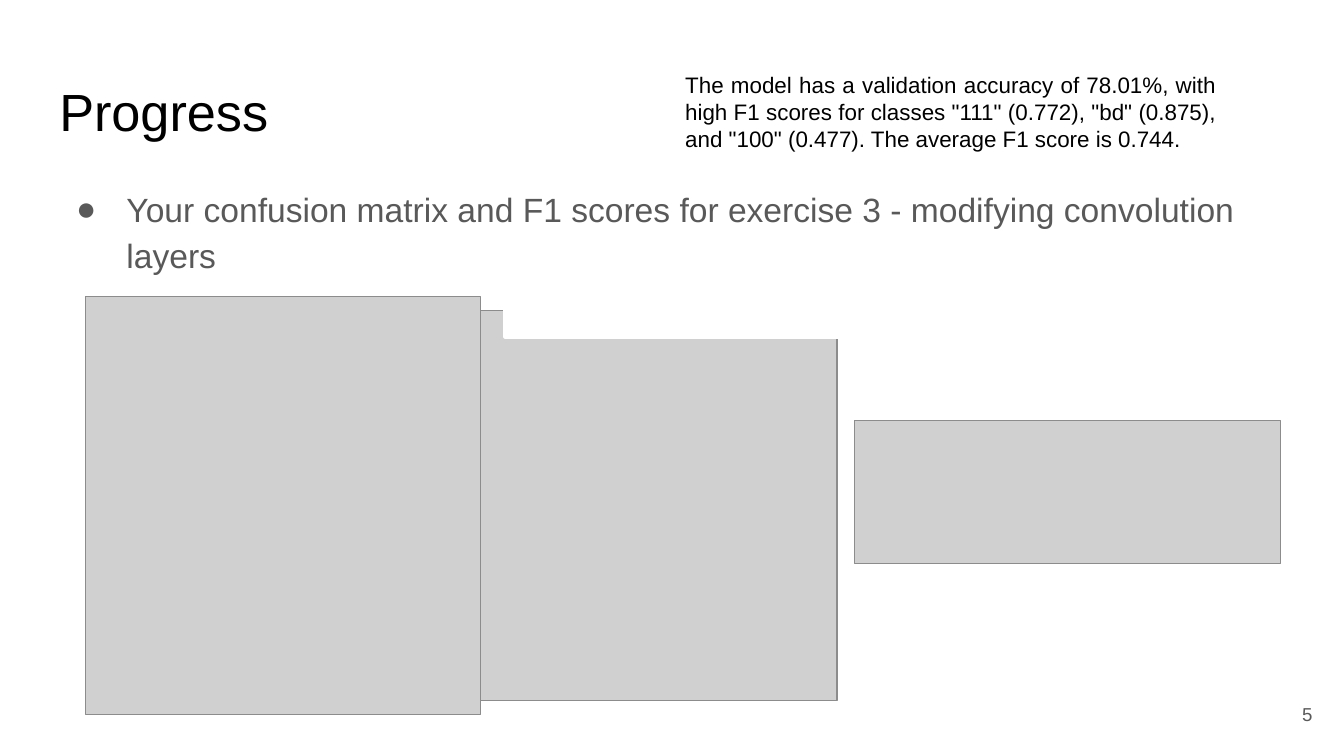
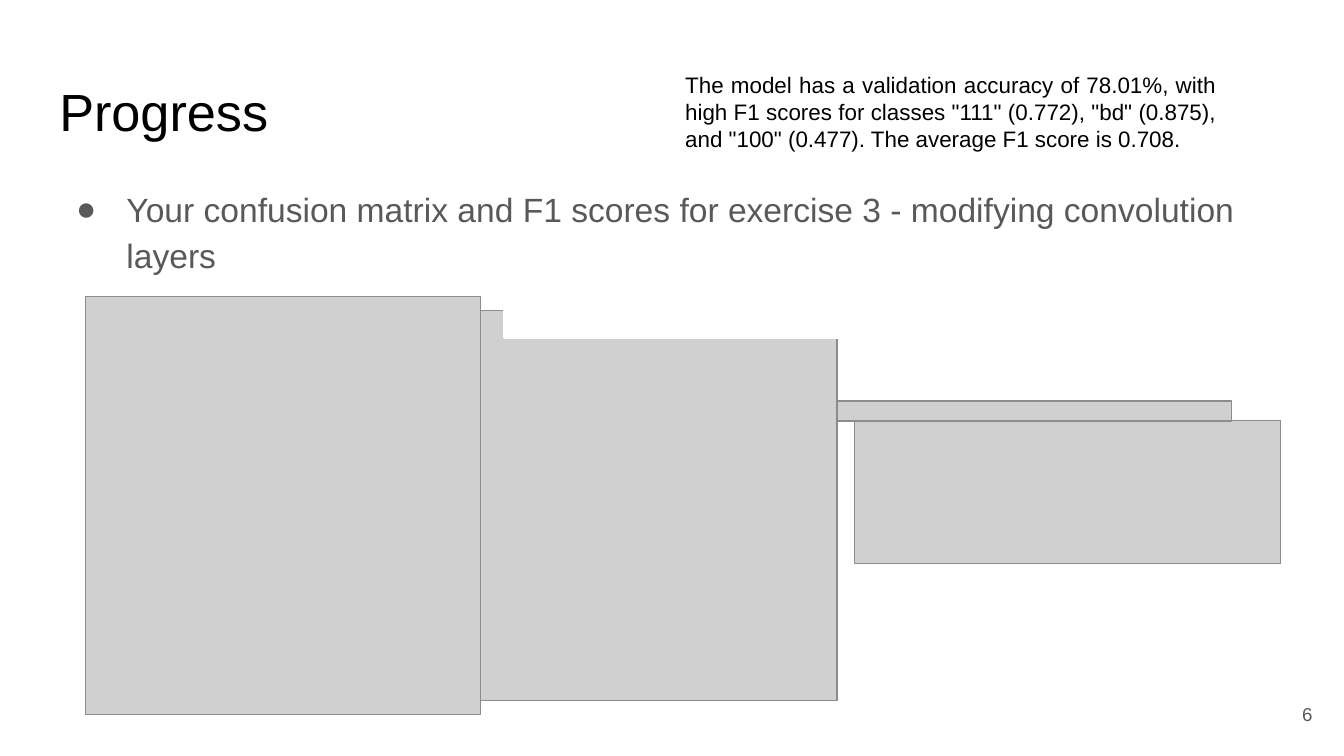
Before and after one commit to jhyang13/UWMadison-MSE401, a slide deck: slide 6 of Assignment/Assignment 7-Jiahui_Yang.pptx (slide 5 before the commit). Drawn at 1344x756 pixels with LibreOffice and Linux fonts; fonts in the diff are those of the drawing; grey boxes stand for pictures. Boxes give left, top, right and bottom in pixels: in the first picture for what was removed or moved away, otherwise in the second. Text is boxed around its words. In the diff, an @@ line names an element or a change of style, - is before the commit and + after.

```diff
--- a/Assignment/Assignment 7-Jiahui_Yang.pptx
+++ b/Assignment/Assignment 7-Jiahui_Yang.pptx
@@ text at [685, 76, 1216, 152]: text changed @@
-The model has a validation accuracy of 78.01%, with high F1 scores for classes "111" (0.772), "bd" (0.875), and "100" (0.477). The average F1 score is 0.744.
+The model has a validation accuracy of 78.01%, with high F1 scores for classes "111" (0.772), "bd" (0.875), and "100" (0.477). The average F1 score is 0.708.
@@ picture added at [837, 401, 1232, 421] @@
@@ page number at [1302, 708, 1312, 721]: text changed @@
-5
+6
```
Also in this commit, not shown: 1 other slide changed, 1 slide added, 4 other files.
